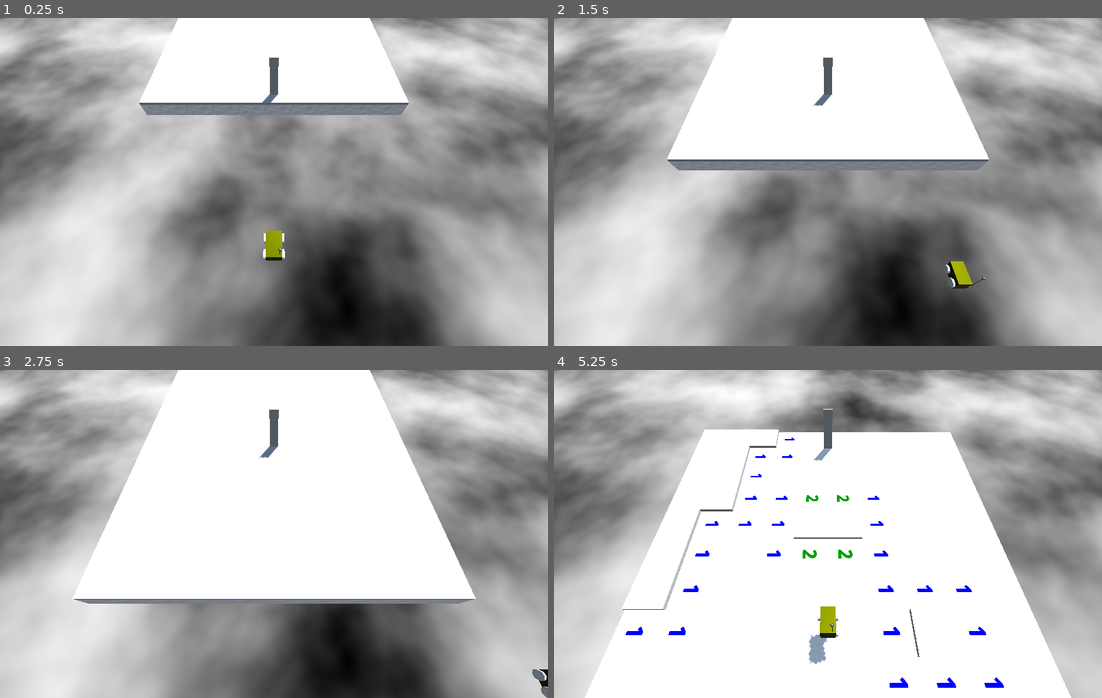
Above: before the commit, frames 1-4 (two rows, left to right).
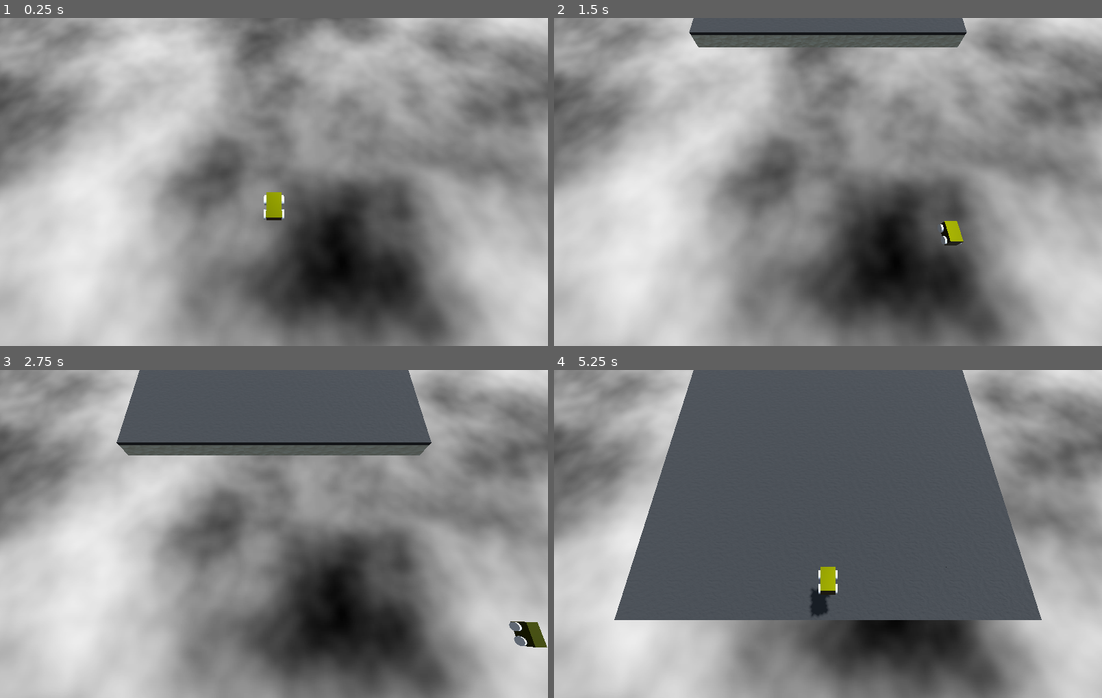
Above: after the commit, the same moments.

Repository: Blubtastic/minesweeper_2
Game: Godot game, scene res://Main.tscn
Two runs of this game, one before a commit and one after it. Both use one fixed random seed, a clock stepped at 60 frames per second and the inputs below.
Inputs (mouse positions are in pixels of both pictures, inside the frame that each line leads up to):
- Up to frame 1 (0.25 s): no input
- Up to frame 2 (1.5 s): tap Enter (ui_accept) at 0.5, 0.77 s; move the mouse to (948, 165) at 0.52 s; hold Right (ui_right) 0.53-1.28 s; click (948, 165) at 0.67 s; move the mouse to (718, 198) at 1.27 s; hold Down (ui_down) from 1.28 s (still down)
- Up to frame 3 (2.75 s): tap Enter (ui_accept) at 1.52 s; move the mouse to (328, 461) at 2.02 s; release Down (ui_down) at 2.03 s; hold Right (ui_right) from 2.03 s (still down)
- Up to frame 4 (5.25 s): move the mouse to (800, 599) at 2.77 s; release Right (ui_right) at 2.78 s; hold Up (ui_up) 2.78-3.53 s; click (800, 599) at 2.92 s; tap Enter (ui_accept) at 3.02, 3.77, 4.52 s; move the mouse to (992, 583) at 3.52 s; hold Left (ui_left) 3.53-5.03 s; move the mouse to (663, 484) at 4.27 s; move the mouse to (855, 534) at 5.02 s; hold Down (ui_down) from 5.03 s (still down); click (855, 534) at 5.17 s

The runs differ from the first frame. In frame 1, 50% of the frame differs, in the area x 0-100%, y 0-100%; in frame 2, 55%; in frame 3, 66%; in frame 4, 83%.

Commit message:
feat: improve game feel

Diff:
--- a/Main.tscn
+++ b/Main.tscn
@@ -44,12 +44,12 @@
 environment = SubResource("Environment_qwbq1")
 
 [node name="Camera3D" type="Camera3D" parent="."]
-transform = Transform3D(1, 0, 0, 0, 0.5, 0.866026, 0, -0.866026, 0.5, 0, 6, 1)
+transform = Transform3D(1, 0, 0, 0, 0.34202, 0.939693, 0, -0.939693, 0.34202, 0, 6, 1)
 current = true
 script = ExtResource("3_rbuf0")
 
 [node name="Ray" type="RayCast3D" parent="."]
-transform = Transform3D(3, 0, 0, 0, 3, 0, 0, 0, 3, 0, 2, -6)
+transform = Transform3D(3, 0, 0, 0, 3, 0, 0, 0, 3, 0, 2, -10)
 target_position = Vector3(0, -2, 0)
 
 [node name="TestingMarker" type="MeshInstance3D" parent="Ray"]
--- a/chunk_spawner.gd
+++ b/chunk_spawner.gd
@@ -3,13 +3,11 @@
 
 @onready var ray: RayCast3D = $Ray
 
-func _process(delta: float) -> void:
+func _physics_process(delta: float):
 	if Input.is_action_pressed("restart"):
 		get_tree().reload_current_scene()
-
-func _physics_process(delta: float):
 	if !ray.is_colliding():
 		var chunk_instance = CubeChunk.instantiate()
-		var chunk_position = Vector3(ray.transform.origin.x - 4.5, 0, ray.transform.origin.z + -11.5)
+		var chunk_position = Vector3(ray.transform.origin.x - 4.5, 0, ray.transform.origin.z + -7.3)
 		chunk_instance.transform.origin = chunk_position
 		add_child(chunk_instance)
--- a/cube_chunk.gd
+++ b/cube_chunk.gd
@@ -1,12 +1,13 @@
 extends AnimatableBody3D
 
 const CubeScene := preload("res://shared/cube/Cube.tscn")
-const GRID_HEIGHT := 12
+const GRID_HEIGHT := 6
 const GRID_WIDTH := 10
 const NUMBER_OF_MINES := 6
 const CUBE_DISTANCE := 1.0
 var game_started: bool = false
 var cubes = []
+var buffer_cubes = []
 
 func _ready() -> void:
 	randomize()
@@ -17,14 +18,24 @@
 	move_and_collide(Vector3(0, 0, 0.07))
 
 func spawn_grid():
-	for h in range(GRID_WIDTH):
-		for w in range(GRID_HEIGHT):
+	for w in range(GRID_WIDTH):
+		for h in range(GRID_HEIGHT):
 			var cube_instance = CubeScene.instantiate()
-			var cube_position = Vector3(h * CUBE_DISTANCE, 0, w * CUBE_DISTANCE)
+			var cube_position = Vector3(w * CUBE_DISTANCE, 0, h * CUBE_DISTANCE)
 			cube_instance.transform.origin = cube_position
 			add_child(cube_instance)
 			cubes.append(cube_instance)
 	cubes = cubes.filter(func(cube): return !(cube.isLoadingCleared or cube.isLoadingExploded))
+	spawn_buffer_row(GRID_HEIGHT)
+	spawn_buffer_row(GRID_HEIGHT+1)
+
+func spawn_buffer_row(row: int):
+	for w in range(GRID_WIDTH):
+		var cube_instance = CubeScene.instantiate()
+		var cube_position = Vector3(w * CUBE_DISTANCE, 0, row * CUBE_DISTANCE)
+		cube_instance.transform.origin = cube_position
+		add_child(cube_instance)
+		buffer_cubes.append(cube_instance)
 
 func randomized_mines():
 	var mine_list := []
--- a/shared/cube/Cube.tscn
+++ b/shared/cube/Cube.tscn
@@ -1,8 +1,7 @@
-[gd_scene load_steps=22 format=3 uid="uid://cnor6jdbe28rj"]
+[gd_scene load_steps=23 format=3 uid="uid://cnor6jdbe28rj"]
 
 [ext_resource type="Script" path="res://shared/cube/cube.gd" id="1_q4yb4"]
 [ext_resource type="BoxMesh" uid="uid://c466clxudld4s" path="res://shared/cube/cleared.tres" id="2_m3nde"]
-[ext_resource type="Texture2D" uid="uid://crr2u5c28jjvf" path="res://shared/cube/styrofoam_normalmap.tres" id="4_wbqsf"]
 [ext_resource type="Script" path="res://shared/cube/top_mesh.gd" id="4_wdcma"]
 [ext_resource type="Script" path="res://shared/cube/cube_scanner.gd" id="5_s41nj"]
 [ext_resource type="AudioStream" uid="uid://bjpkhrcmt7lw" path="res://shared/cube/audio/open-tile.wav" id="6_o0a8b"]
@@ -16,17 +15,27 @@
 [sub_resource type="BoxShape3D" id="BoxShape3D_y1sac"]
 size = Vector3(2, 0.6, 2)
 
-[sub_resource type="StandardMaterial3D" id="StandardMaterial3D_cu7mv"]
-albedo_color = Color(0.56, 0.56, 0.56, 1)
+[sub_resource type="FastNoiseLite" id="FastNoiseLite_j51ek"]
+noise_type = 0
+fractal_type = 3
+domain_warp_enabled = true
+
+[sub_resource type="NoiseTexture2D" id="NoiseTexture2D_pw8e8"]
+seamless = true
+as_normal_map = true
+noise = SubResource("FastNoiseLite_j51ek")
+
+[sub_resource type="StandardMaterial3D" id="StandardMaterial3D_xq44k"]
+albedo_color = Color(0.142256, 0.142256, 0.142256, 1)
 emission = Color(1, 1, 1, 1)
 emission_energy_multiplier = 0.77
 normal_enabled = true
-normal_texture = ExtResource("4_wbqsf")
+normal_texture = SubResource("NoiseTexture2D_pw8e8")
 heightmap_scale = -16.0
 refraction_scale = 0.08
 
-[sub_resource type="BoxMesh" id="BoxMesh_npjma"]
-material = SubResource("StandardMaterial3D_cu7mv")
+[sub_resource type="BoxMesh" id="BoxMesh_ccf4e"]
+material = SubResource("StandardMaterial3D_xq44k")
 
 [sub_resource type="BoxShape3D" id="BoxShape3D_aokb8"]
 
@@ -82,7 +91,7 @@
 shape = SubResource("BoxShape3D_aokb8")
 
 [node name="NearbyMinesLabel" type="Label3D" parent="."]
-transform = Transform3D(-4.37114e-08, 1, 4.37114e-08, 0, -4.37114e-08, 1, 1, 4.37114e-08, 1.91069e-15, 0, 0.515925, 0)
+transform = Transform3D(1, 0, 0, 0, -4.37114e-08, 1, 0, -1, -4.37114e-08, 0, 0.515925, 0)
 modulate = Color(0, 0, 0, 1)
 font_size = 100
 
--- a/shared/cube/cleared.tres
+++ b/shared/cube/cleared.tres
@@ -11,7 +11,7 @@
 noise = SubResource("FastNoiseLite_8et7m")
 
 [sub_resource type="StandardMaterial3D" id="StandardMaterial3D_p4y4s"]
-albedo_color = Color(0.779297, 0.779297, 0.779297, 1)
+albedo_color = Color(0.564351, 0.570072, 0.505396, 1)
 roughness = 0.6
 normal_enabled = true
 normal_texture = SubResource("NoiseTexture2D_wpatn")
--- a/shared/player/Player.tscn
+++ b/shared/player/Player.tscn
@@ -149,6 +149,7 @@
 
 [node name="Antenna" type="RigidBody3D" parent="AlivePlayer/PlayerModel"]
 transform = Transform3D(1, 0, 0, 0, 1, 0, 0, 0, 1, 0.1, 0.2, 0.2)
+visible = false
 mass = 10.0
 
 [node name="Ball" type="MeshInstance3D" parent="AlivePlayer/PlayerModel/Antenna"]
Not shown: 1 places in shared/cube/Cube.tscn that only renumber resources
